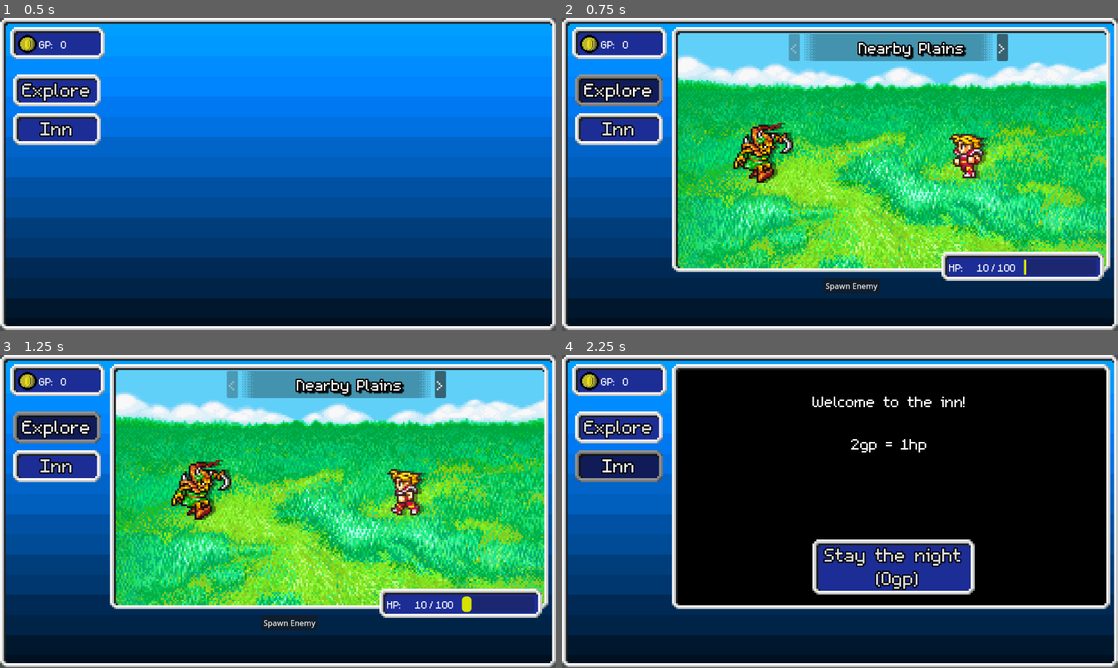
Above: before the commit, frames 1-4 (two rows, left to right).
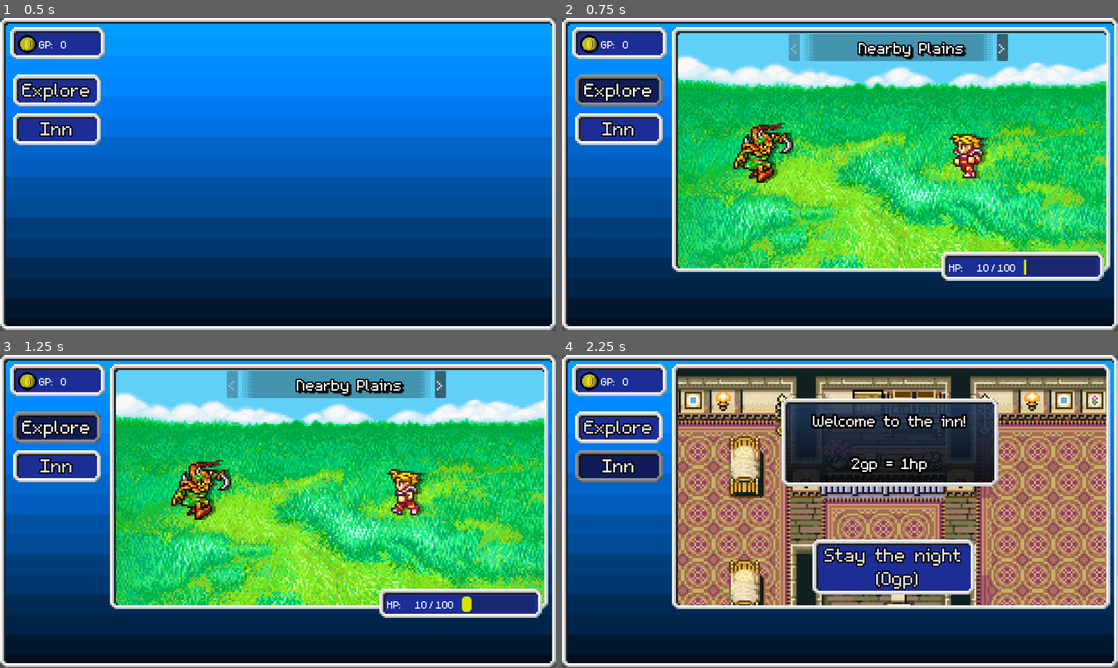
Above: after the commit, the same moments.

Repository: AyaPK/ff-incremental
Game: Godot game, scene res://scenes/main.tscn
The game is run twice, just before and just after one commit, with the same random seed, the same clock (stepped at 60 frames per second) and the same inputs.
Inputs (mouse positions are in pixels of both pictures, inside the frame that each line leads up to):
- Up to frame 1 (0.5 s): no input
- Up to frame 2 (0.75 s): click "Explore" at 0.5 s
- Up to frame 3 (1.25 s): no input
- Up to frame 4 (2.25 s): click (851, 624) at 1.25 s, where only the run before the commit has a clickable "Spawn Enemy"; click "Inn" at 2 s

Frame 1 is identical in both runs. In frame 2, 0.5% of the frame differs, in the area x 47-58%, y 83-88%; in frame 3, 0.5%; in frame 4, 51%, in the area x 20-98%, y 4-80%.

Commit message:
Improves inn scene and removes unused button
Adds the inn tile and background to the inn scene.

Removes the unused spawn enemy button from the battle scene.

Diff:
--- a/scenes/battle_scene.tscn
+++ b/scenes/battle_scene.tscn
@@ -58,13 +58,6 @@
 
 [node name="Enemy1Position" type="Marker2D" parent="."]
 position = Vector2(189, 260)
-
-[node name="Button" type="Button" parent="."]
-offset_left = 314.0
-offset_top = 520.0
-offset_right = 430.0
-offset_bottom = 551.0
-text = "Spawn Enemy"
 
 [node name="AreaChanger" type="HBoxContainer" parent="."]
 offset_left = 242.0
@@ -127,7 +120,6 @@
 texture_progress = ExtResource("7_svpld")
 texture_progress_offset = Vector2(3, 4)
 
-[connection signal="pressed" from="Button" to="." method="_on_button_pressed"]
 [connection signal="pressed" from="AreaChanger/LeftButton" to="." method="_on_left_button_pressed"]
 [connection signal="pressed" from="AreaChanger/RightButton" to="." method="_on_right_button_pressed"]
 [connection signal="timeout" from="RespawnTimer" to="." method="_on_respawn_timer_timeout"]
--- a/scenes/inn_scene.tscn
+++ b/scenes/inn_scene.tscn
@@ -1,9 +1,11 @@
-[gd_scene load_steps=6 format=3 uid="uid://bl0l5w3gxppyx"]
+[gd_scene load_steps=9 format=3 uid="uid://b6v8a7ji82kqh"]
 
-[ext_resource type="Script" uid="uid://dpw6sba4dqwff" path="res://scripts/inn_scene.gd" id="1_43lm1"]
+[ext_resource type="Script" path="res://scripts/inn_scene.gd" id="1_43lm1"]
 [ext_resource type="Texture2D" uid="uid://crvv7xv0u4uel" path="res://assets/UI/Border.png" id="1_132hl"]
 [ext_resource type="Theme" uid="uid://qjlccl67t0sg" path="res://themes/main_button.tres" id="2_dqubn"]
 [ext_resource type="FontFile" uid="uid://cx7qgymunfupm" path="res://assets/fonts/m5x7.ttf" id="3_vomat"]
+[ext_resource type="Texture2D" uid="uid://dymbh6bq2lfp" path="res://assets/tiles/inn.png" id="3_xu75v"]
+[ext_resource type="Texture2D" uid="uid://m3rs2fup6oh2" path="res://assets/UI/bg.png" id="5_qthcs"]
 
 [sub_resource type="StyleBoxTexture" id="StyleBoxTexture_tefeu"]
 content_margin_left = 8.0
@@ -16,18 +18,29 @@
 texture_margin_right = 16.0
 texture_margin_bottom = 16.0
 
+[sub_resource type="StyleBoxTexture" id="StyleBoxTexture_fe2st"]
+content_margin_left = 8.0
+content_margin_top = 0.0
+content_margin_right = 8.0
+content_margin_bottom = 8.0
+texture = ExtResource("1_132hl")
+texture_margin_left = 16.0
+texture_margin_top = 16.0
+texture_margin_right = 16.0
+texture_margin_bottom = 16.0
+
 [node name="InnScene" type="Node2D"]
 script = ExtResource("1_43lm1")
 
 [node name="Panel" type="PanelContainer" parent="."]
-offset_right = 908.44446
+offset_right = 908.0
 offset_bottom = 511.0
 theme_override_styles/panel = SubResource("StyleBoxTexture_tefeu")
 
-[node name="ColorRect" type="ColorRect" parent="Panel"]
+[node name="TextureRect" type="TextureRect" parent="Panel"]
 z_index = -1
 layout_mode = 2
-color = Color(0, 0, 0, 1)
+texture = ExtResource("3_xu75v")
 
 [node name="Heal" type="Button" parent="."]
 offset_left = 291.0
@@ -37,11 +50,24 @@
 theme = ExtResource("2_dqubn")
 text = "Stay at the inn"
 
-[node name="Label" type="Label" parent="."]
-offset_left = -43.0
-offset_top = 55.0
-offset_right = 944.0
-offset_bottom = 228.0
+[node name="PanelContainer" type="PanelContainer" parent="."]
+z_index = 1
+offset_left = 227.0
+offset_top = 71.0
+offset_right = 676.0
+offset_bottom = 257.0
+theme_override_styles/panel = SubResource("StyleBoxTexture_fe2st")
+
+[node name="TextureRect" type="TextureRect" parent="PanelContainer"]
+modulate = Color(0.3621223, 0.60223067, 1, 0.8784314)
+z_index = -1
+layout_mode = 2
+texture = ExtResource("5_qthcs")
+expand_mode = 2
+
+[node name="Label" type="Label" parent="PanelContainer"]
+layout_mode = 2
+theme_override_constants/outline_size = 17
 theme_override_fonts/font = ExtResource("3_vomat")
 theme_override_font_sizes/font_size = 50
 text = "Welcome to the inn!
--- a/scripts/battle_scene.gd
+++ b/scripts/battle_scene.gd
@@ -74,9 +74,6 @@
 	for c: CharStatBar in char_stats.get_children():
 		c.refresh_stats()
 
-func _on_button_pressed() -> void:
-	BattleManager.load_enemy("goblin")
-
 func change_area(new_area_name: String) -> void:
 	var res: AreaResource = load("res://areas/area_resources/"+new_area_name+".tres")
 	background_image.texture = res.background
Binary file added: assets/tiles/inn.png
Not shown, added: assets/tiles/inn.png.import
Not shown: 1 places in scenes/main.tscn that only renumber resources
